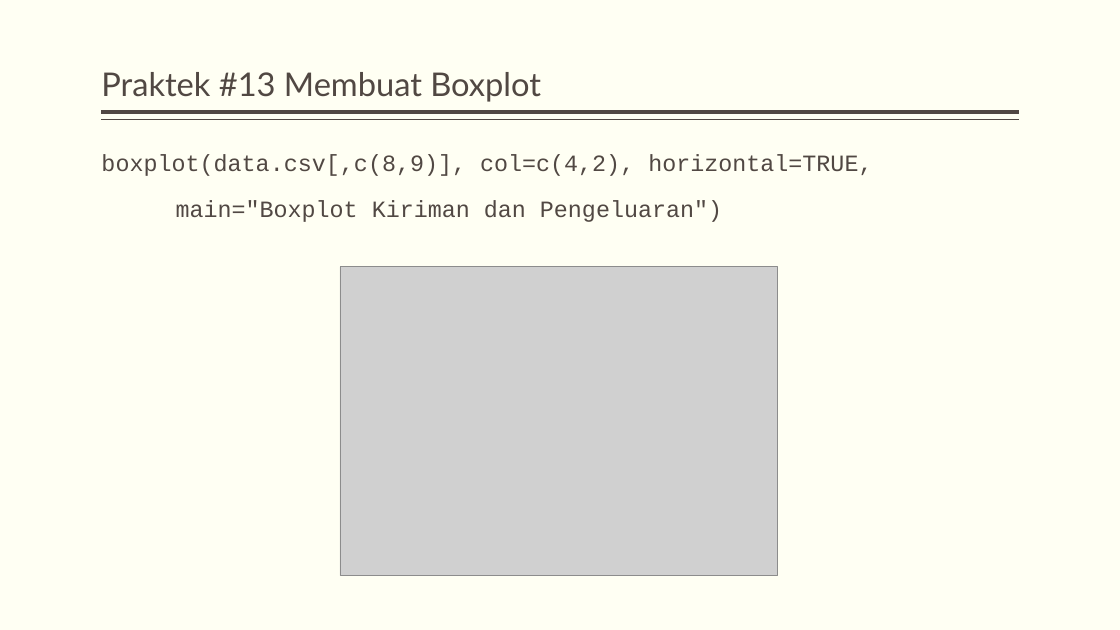
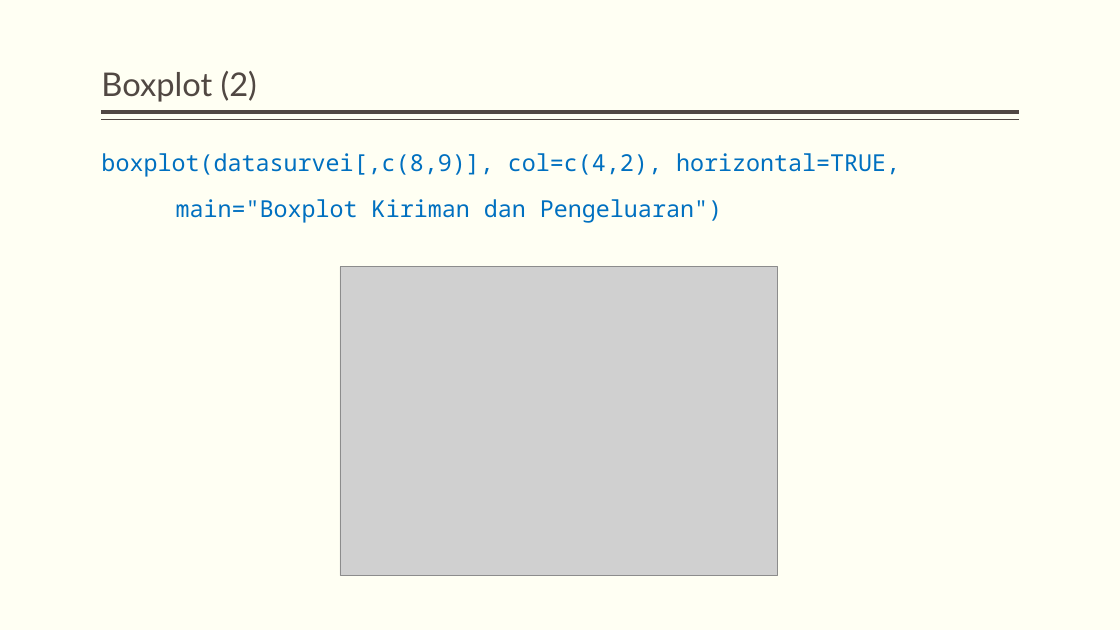
Before and after one commit to dewikiswani/pengantar-R, a slide deck: slide 56 of slide/pengenalan R.pptx (slide 53 before the commit). Drawn at 1120x630 pixels with LibreOffice and Linux fonts; fonts in the diff are those of the drawing; grey boxes stand for pictures. Boxes give left, top, right and bottom in pixels: in the first picture for what was removed or moved away, otherwise in the second. Text is boxed around its words. In the diff, an @@ line names an element or a change of style, - is before the commit and + after.

```diff
--- a/slide/pengenalan R.pptx
+++ b/slide/pengenalan R.pptx
@@ title at [101,71,257,102]: text changed @@
-Praktek #13 Membuat Boxplot
+Boxplot (2)
@@ text at [101,153,900,177]: text changed; font Courier New to Noto Sans Mono; text colour #514843 to #0070C0 @@
-boxplot(data.csv[,c(8,9)], col=c(4,2), horizontal=TRUE,
+boxplot(datasurvei[,c(8,9)], col=c(4,2), horizontal=TRUE,
@@ text at [176,199,722,223]: font Courier New to Noto Sans Mono, text colour #514843 to #0070C0 in "main="Boxplot Kiriman dan Pengeluaran")" @@
```
Also in this commit, not shown: 6 other slides changed, 21 slides added, 15 slides removed, 1 other file.
